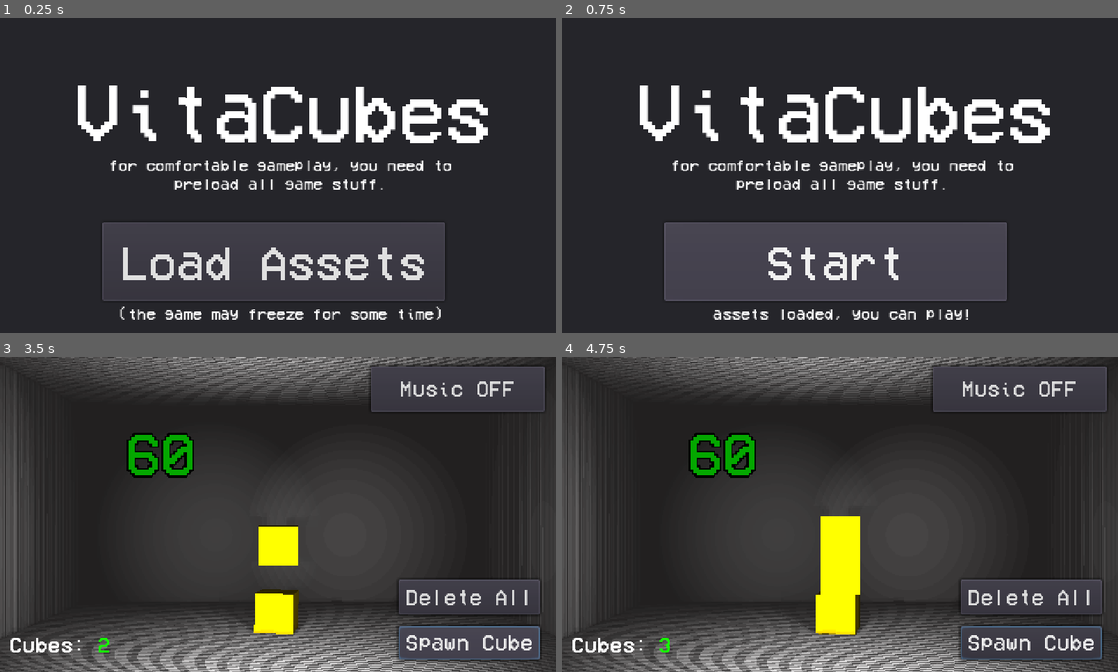
Above: before the commit, frames 1-4 (two rows, left to right).
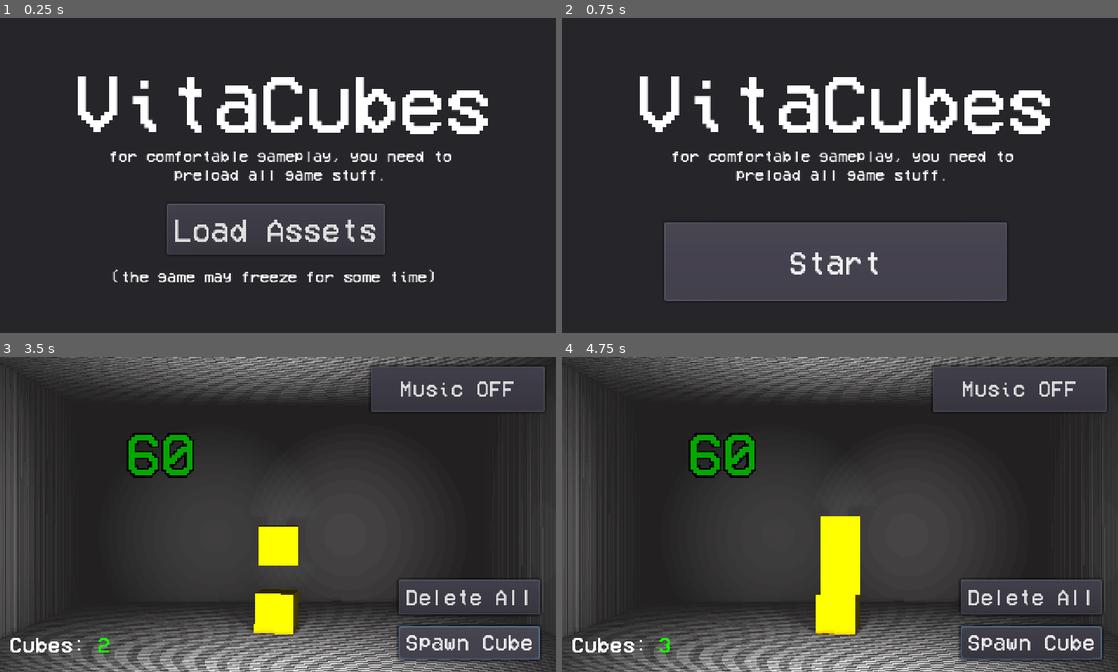
Above: after the commit, the same moments.

Repository: yaragirodev/vitaCubes
Game: Godot game, scene res://scenes/mainMenu.tscn
Same seed, same stepped clock (60 frames per second), same inputs: the game is played once before the commit and once after it.
Inputs (mouse positions are in pixels of both pictures, inside the frame that each line leads up to):
- Up to frame 1 (0.25 s): no input
- Up to frame 2 (0.75 s): click "Load Assets" at 0.5 s
- Up to frame 3 (3.5 s): click "Start" at 1.25 s; click "Spawn Cube" at 2 s; click "Spawn Cube" at 2.75 s
- Up to frame 4 (4.75 s): click "Spawn Cube" at 3.5 s; move the mouse to (962, 498) at 4.27 s; click (962, 498) at 4.42 s

The runs differ from the first frame. In frame 1, 19% of the frame differs, in the area x 14-88%, y 18-96%; in frame 2, 9.8%; in frame 3, less than 0.1%; in frame 4, less than 0.1%.

Commit message:
make cube more lightweight (+ recolor)

Diff:
--- a/assets/cube/cube.tscn
+++ b/assets/cube/cube.tscn
@@ -10,6 +10,7 @@
 [sub_resource type="BoxShape" id=2]
 
 [node name="RigidBody" type="RigidBody"]
+mass = 0.09
 
 [node name="MeshInstance" type="MeshInstance" parent="."]
 mesh = SubResource( 1 )
--- a/scenes/mainMenu.tscn
+++ b/scenes/mainMenu.tscn
@@ -12,7 +12,7 @@
 font_data = ExtResource( 1 )
 
 [sub_resource type="DynamicFont" id=3]
-size = 41
+size = 27
 font_data = ExtResource( 1 )
 
 [node name="menu" type="Control"]
@@ -29,37 +29,37 @@
 
 [node name="title" type="Label" parent="CanvasLayer/Panel"]
 margin_left = 64.3781
-margin_top = 48.0
+margin_top = 40.0
 margin_right = 424.378
-margin_bottom = 120.0
+margin_bottom = 112.0
 rect_rotation = 0.300897
 custom_fonts/font = SubResource( 1 )
 text = "VitaCubes"
 
 [node name="text1" type="Label" parent="CanvasLayer/Panel"]
 margin_left = 75.3781
-margin_top = 120.0
+margin_top = 112.0
 margin_right = 411.378
-margin_bottom = 149.0
+margin_bottom = 141.0
 custom_fonts/font = SubResource( 2 )
 text = "for comfortable gameplay, you need to preload all game stuff."
 align = 1
 autowrap = true
 
 [node name="littleWarning" type="Label" parent="CanvasLayer/Panel"]
-margin_left = 32.0
-margin_top = 248.0
-margin_right = 452.0
-margin_bottom = 272.0
+margin_left = 96.0
+margin_top = 216.0
+margin_right = 376.0
+margin_bottom = 232.0
 custom_fonts/font = SubResource( 2 )
 text = "(the game may freeze for some time)"
 align = 1
 
 [node name="loadButton" type="Button" parent="CanvasLayer/Panel"]
-margin_left = 88.0
-margin_top = 176.0
-margin_right = 384.0
-margin_bottom = 244.0
+margin_left = 144.0
+margin_top = 160.0
+margin_right = 332.0
+margin_bottom = 204.0
 custom_fonts/font = SubResource( 3 )
 text = "Load Assets"
 
